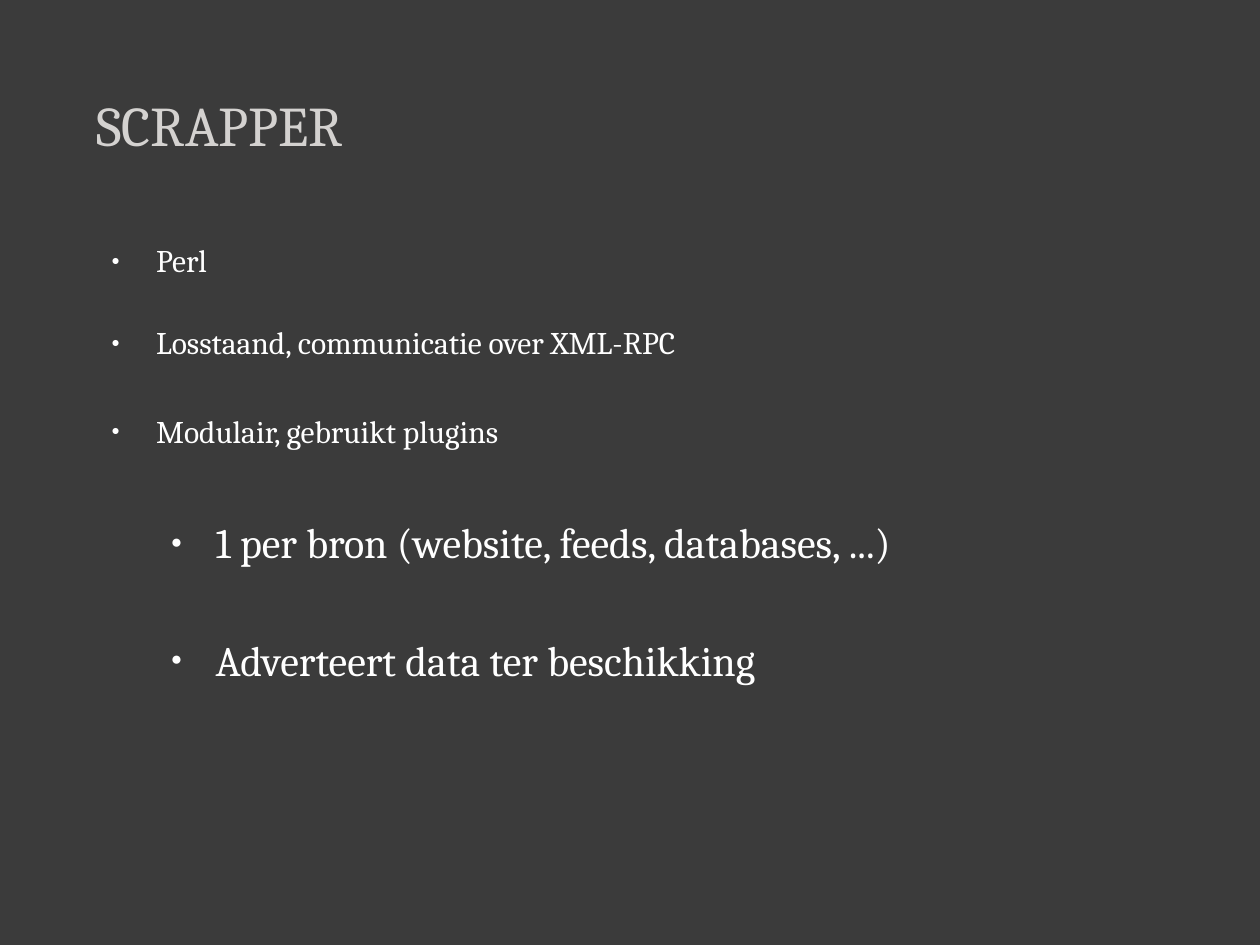
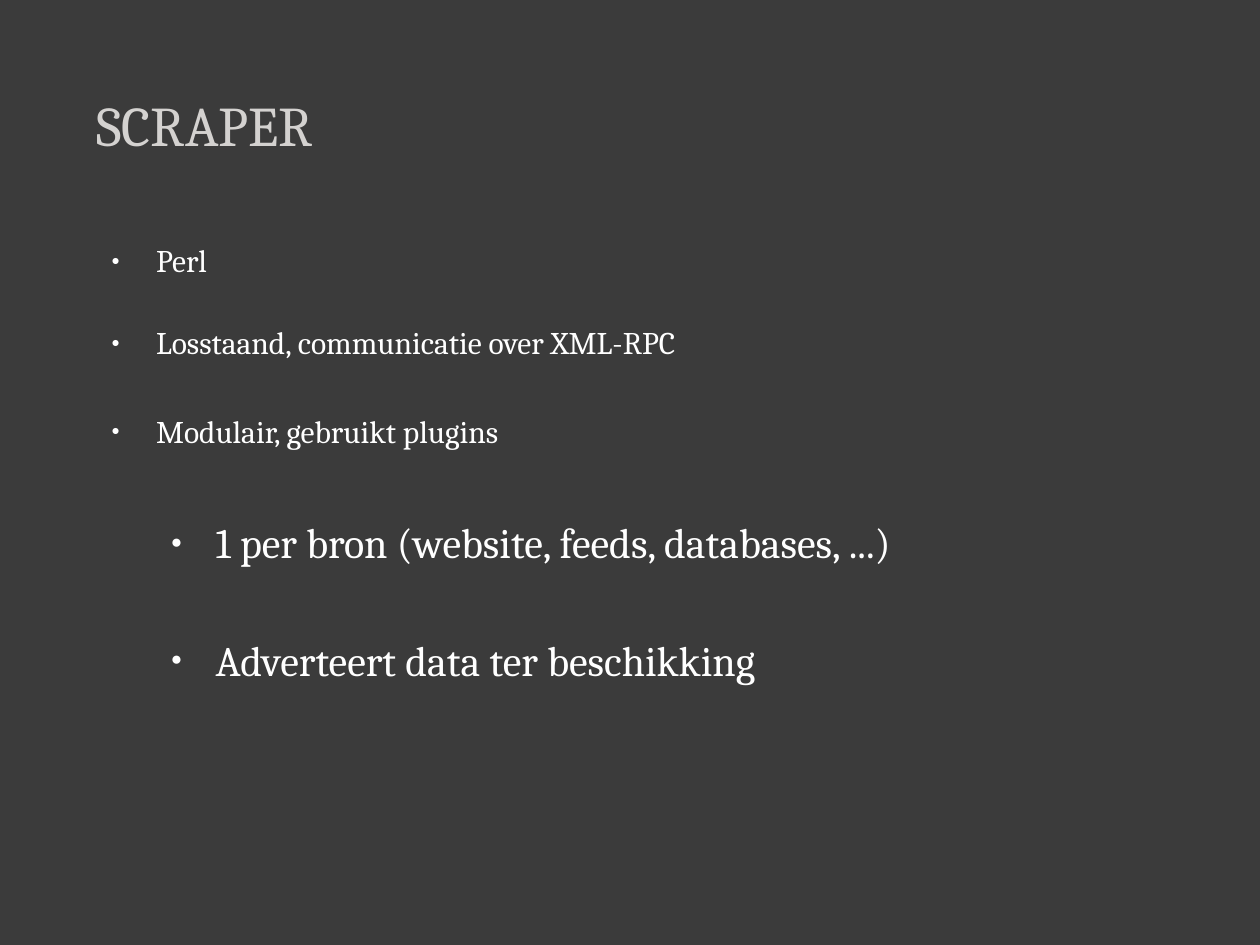
Before and after one commit to maleadt/stockplay, a slide deck: slide 12 of demo/Presentatie.pptx. Drawn at 1260x945 pixels with LibreOffice and Linux fonts; fonts in the diff are those of the drawing. Boxes give left, top, right and bottom in pixels: in the first picture for what was removed or moved away, otherwise in the second. Text is boxed around its words. In the diff, an @@ line names an element or a change of style, - is before the commit and + after.

```diff
--- a/demo/Presentatie.pptx
+++ b/demo/Presentatie.pptx
@@ title at [96,108,313,147]: text changed @@
-SCRAPPER
+SCRAPER
```
Also in this commit, not shown: 1 other slide changed, 1 slide added.
